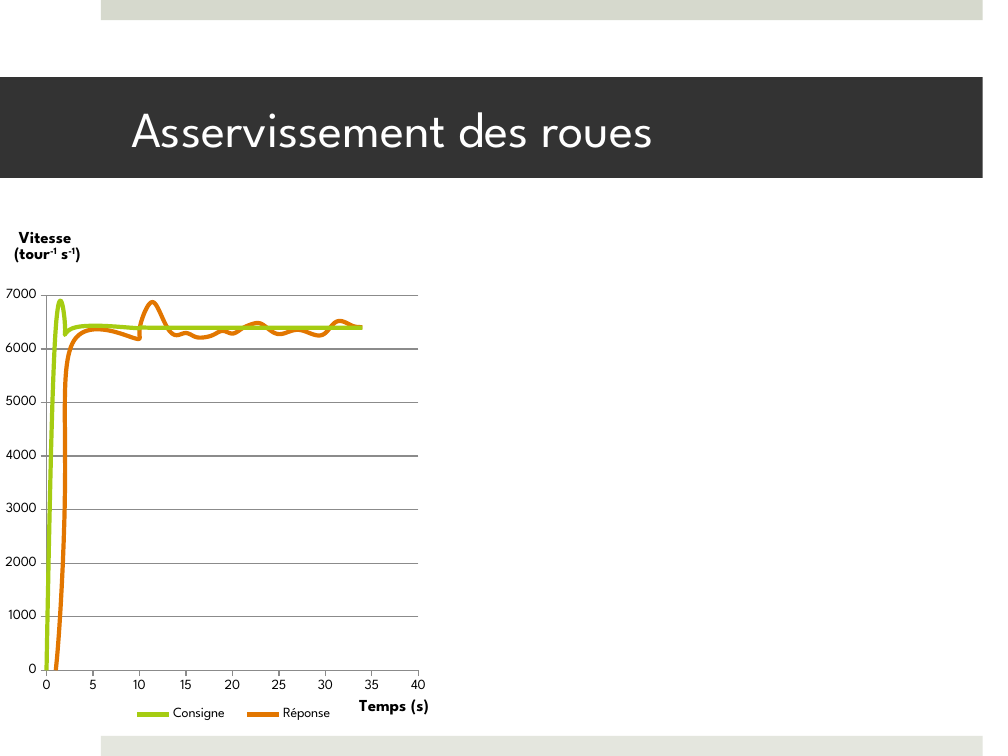
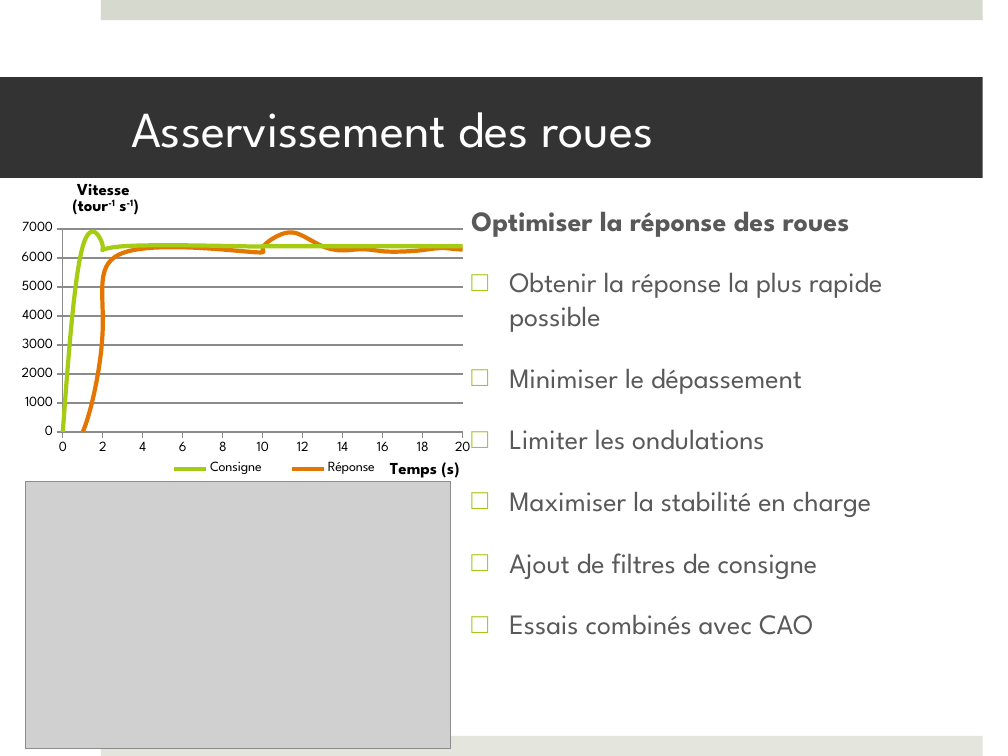
Before and after one commit to francisvalois/design3, a slide deck: slide 3 of reports/presentation/kinocto_DT.pptx. Drawn at 1008x756 pixels with LibreOffice and Linux fonts; fonts in the diff are those of the drawing; grey boxes stand for pictures. Boxes give left, top, right and bottom in pixels: in the first picture for what was removed or moved away, otherwise in the second. Text is boxed around its words. In the diff, an @@ line names an element or a change of style, - is before the commit and + after.

```diff
--- a/reports/presentation/kinocto_DT.pptx
+++ b/reports/presentation/kinocto_DT.pptx
@@ scatter smooth chart at (0,178,546,500) @@
@@ category axis changed @@
@@ plot area changed @@
@@ scatter smooth chart: place and size @@
-scatter smooth chart at (0,178,442,756)
+scatter smooth chart at (0,178,546,500)
@@ text added at (471,211,882,635), 20 pt, text #595959 @@
+Optimiser la réponse des roues
+□ Obtenir la réponse la plus rapide possible
+□ Minimiser le dépassement
+□ Limiter les ondulations
+□ Maximiser la stabilité en charge
+□ Ajout de filtres de consigne
+□ Essais combinés avec CAO
@@ picture added at (25,481,451,749) @@
```
Also in this commit, not shown: 2 other files.
